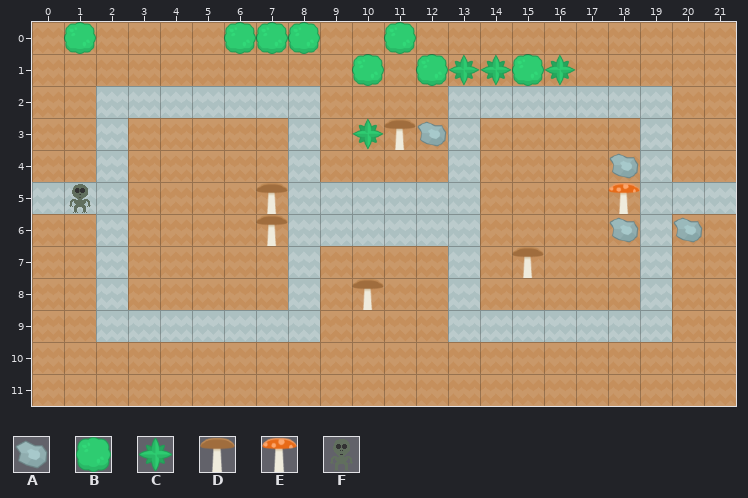
Two versions of a level (Tiled map (JSON), assets/tilemaps/maps/map6.json). The picture above was drawn from the file before the commit.
Cells are 35x35 px. Shown: x 0..21, y 0..11.
Key: from "tiles_spritesheet": A 50, B 62, C 63, D 104, E 105, F 107.
Objects are placed by their top-left corner, in cells (3,4 is the top-left corner of cell 3,4); size is 1x1 cell unless given.
Layers that did not change in this view are not listed.
Objects on layer "objects" before:
B at 1,0
B at 11,0
B at 8,0
B at 7,0
B at 6,0
B at 10,1
B at 12,1
C at 13,1
C at 14,1
B at 15,1
C at 16,1
D at 11,3
C at 10,3
A at 12,3
A at 18,4
E at 18,5
D at 7,5
F at 1,5
D at 7,6
A at 18,6
A at 20,6
D at 15,7
D at 10,8
The result:
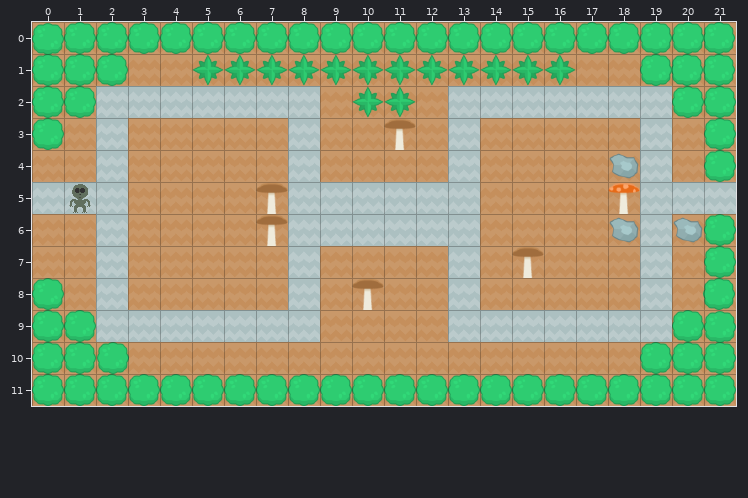
From the commit log: Level 6 woodland border.
From old to new:
Layer "objects":
A new object: B at 2,0.
A new object: B at 3,0.
A new object: B at 4,0.
A new object: B at 5,0.
A new object: B at 9,0.
A new object: B at 10,0.
A new object: B at 12,0.
A new object: B at 13,0.
A new object: B at 14,0.
A new object: B at 15,0.
A new object: B at 16,0.
A new object: B at 17,0.
A new object: B at 18,0.
A new object: B at 19,0.
A new object: B at 21,0.
A new object: B at 20,0.
A new object: B at 0,0.
A new object: B at 20,1.
A new object: B at 21,1.
A new object: B at 2,1.
A new object: B at 0,1.
A new object: B at 1,1.
A new object: C at 5,1.
A new object: C at 6,1.
A new object: C at 7,1.
A new object: C at 8,1.
A new object: C at 9,1.
A new object: C at 10,1.
A new object: C at 11,1.
A new object: C at 12,1.
A new object: C at 15,1.
A new object: B at 19,1.
A new object: B at 21,2.
A new object: B at 1,2.
A new object: B at 0,2.
A new object: C at 10,2.
A new object: C at 11,2.
A new object: B at 20,2.
A new object: B at 21,3.
A new object: B at 0,3.
A new object: B at 21,4.
A new object: B at 21,6.
A new object: B at 21,7.
A new object: B at 21,8.
A new object: B at 0,8.
A new object: B at 20,9.
A new object: B at 1,9.
A new object: B at 0,9.
A new object: B at 21,9.
A new object: B at 21,10.
A new object: B at 20,10.
A new object: B at 19,10.
A new object: B at 2,10.
A new object: B at 1,10.
A new object: B at 0,10.
A new object: B at 21,11.
A new object: B at 20,11.
A new object: B at 19,11.
A new object: B at 18,11.
A new object: B at 17,11.
A new object: B at 16,11.
A new object: B at 15,11.
A new object: B at 14,11.
A new object: B at 13,11.
A new object: B at 0,11.
A new object: B at 1,11.
A new object: B at 2,11.
A new object: B at 3,11.
A new object: B at 4,11.
A new object: B at 5,11.
A new object: B at 6,11.
A new object: B at 7,11.
A new object: B at 8,11.
A new object: B at 9,11.
A new object: B at 10,11.
A new object: B at 11,11.
A new object: B at 12,11.
Object B at 10,1 is removed.
Object B at 12,1 is removed.
Object B at 15,1 is removed.
Object C at 10,3 is removed.
Object A at 12,3 is removed.
Pixel boxes of the changes (left, top, right, bottom) in both pictures:
changed: (32, 22, 736, 182)
added: (32, 214, 736, 406)
